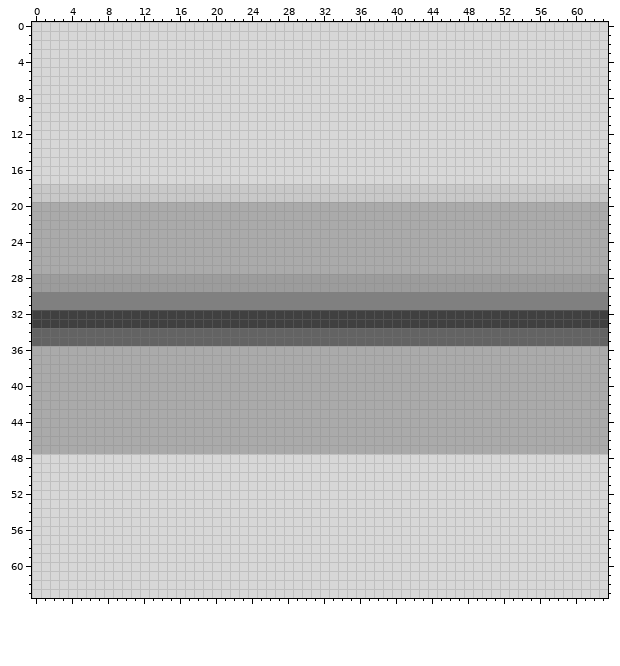
Two versions of one pixel-art sprite, background/images/background0.png. Above, as it was before the edit.
The file is 64x64 pixels. Colours within 5 levels of each other are drawn and written as one.
After:
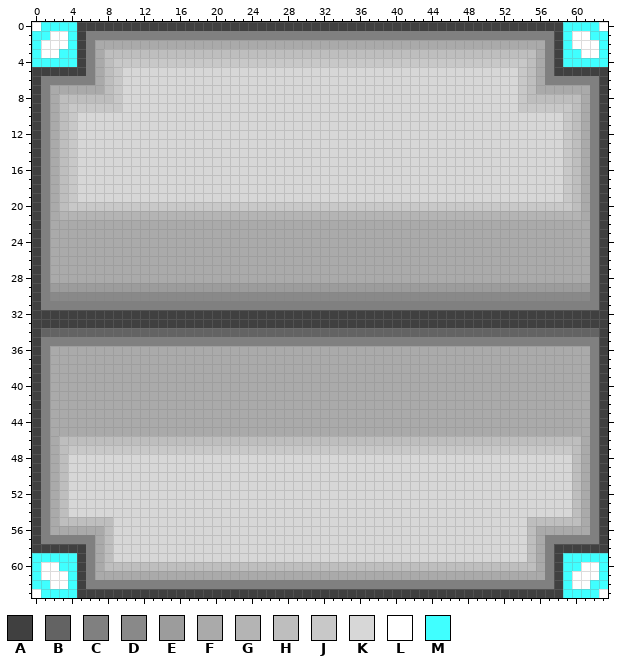
Palette (. is transparent): A #404040  B #636363  C #808080  D #898989  E #9c9c9c  F #aaaaaa  G #b4b4b4  H #bebebe  J #c8c8c8  K #d7d7d7  L #ffffff  M #40ffff
Difference:
Changed rows in their new state; - is an unchanged pixel.
first column x 0:
 0 LMMMMAAAAAAAAAAAAAAAAAAAAAAAAAAAAAAAAAAAAAAAAAAAAAAAAAAAAAAMMMML
 1 MMLLMACCCCCCCCCCCCCCCCCCCCCCCCCCCCCCCCCCCCCCCCCCCCCCCCCCCCAMLLMM
 2 MLLLMACFFFFFFFFFFFFFFFFFFFFFFFFFFFFFFFFFFFFFFFFFFFFFFFFFFCAMLLLM
 3 MLLMMACFHHHHHHHHHHHHHHHHHHHHHHHHHHHHHHHHHHHHHHHHHHHHHHHHFCAMMLLM
 4 MMMMMACFHJJJJJJJJJJJJJJJJJJJJJJJJJJJJJJJJJJJJJJJJJJJJJJHFCAMMMMM
 5 AAAAAACFHJ--------------------------------------------JHFCAAAAAA
 6 ACCCCCCFHJ--------------------------------------------JHFCCCCCCA
 7 ACFFFFFFHJ--------------------------------------------JHFFFFFFCA
 8 ACFHHHHHHJ--------------------------------------------JHHHHHHFCA
 9 ACFHJJJJJJ--------------------------------------------JJJJJJHFCA
10 ACFHJ------------------------------------------------------JHFCA
11 ACFHJ------------------------------------------------------JHFCA
12 ACFHJ------------------------------------------------------JHFCA
13 ACFHJ------------------------------------------------------JHFCA
14 ACFHJ------------------------------------------------------JHFCA
15 ACFHJ------------------------------------------------------JHFCA
16 ACFHJ------------------------------------------------------JHFCA
17 ACFHJ------------------------------------------------------JHFCA
18 ACFH-KKKKKKKKKKKKKKKKKKKKKKKKKKKKKKKKKKKKKKKKKKKKKKKKKKKKKK-HFCA
19 ACFH-KKKKKKKKKKKKKKKKKKKKKKKKKKKKKKKKKKKKKKKKKKKKKKKKKKKKKK-HFCA
20 AC-HJJJJJJJJJJJJJJJJJJJJJJJJJJJJJJJJJJJJJJJJJJJJJJJJJJJJJJJJH-CA
21 AC-GGGGGGGGGGGGGGGGGGGGGGGGGGGGGGGGGGGGGGGGGGGGGGGGGGGGGGGGGG-CA
22 AC------------------------------------------------------------CA
23 AC------------------------------------------------------------CA
24 AC------------------------------------------------------------CA
25 AC------------------------------------------------------------CA
26 AC------------------------------------------------------------CA
27 AC------------------------------------------------------------CA
28 ACFFFFFFFFFFFFFFFFFFFFFFFFFFFFFFFFFFFFFFFFFFFFFFFFFFFFFFFFFFFFCA
29 AC------------------------------------------------------------CA
30 A-DDDDDDDDDDDDDDDDDDDDDDDDDDDDDDDDDDDDDDDDDDDDDDDDDDDDDDDDDDDD-A
31 A--------------------------------------------------------------A
34 A--------------------------------------------------------------A
35 ACCCCCCCCCCCCCCCCCCCCCCCCCCCCCCCCCCCCCCCCCCCCCCCCCCCCCCCCCCCCCCA
36 AC------------------------------------------------------------CA
37 AC------------------------------------------------------------CA
38 AC------------------------------------------------------------CA
39 AC------------------------------------------------------------CA
40 AC------------------------------------------------------------CA
41 AC------------------------------------------------------------CA
42 AC------------------------------------------------------------CA
43 AC------------------------------------------------------------CA
44 AC------------------------------------------------------------CA
45 AC------------------------------------------------------------CA
46 AC-HHHHHHHHHHHHHHHHHHHHHHHHHHHHHHHHHHHHHHHHHHHHHHHHHHHHHHHHHH-CA
47 AC-HJJJJJJJJJJJJJJJJJJJJJJJJJJJJJJJJJJJJJJJJJJJJJJJJJJJJJJJJH-CA
48 ACFH--------------------------------------------------------HFCA
49 ACFH--------------------------------------------------------HFCA
50 ACFH--------------------------------------------------------HFCA
51 ACFH--------------------------------------------------------HFCA
52 ACFH--------------------------------------------------------HFCA
53 ACFH--------------------------------------------------------HFCA
54 ACFH--------------------------------------------------------HFCA
55 ACFHHHHHH----------------------------------------------HHHHHHFCA
56 ACFFFFFFH----------------------------------------------HFFFFFFCA
57 ACCCCCCFH----------------------------------------------HFCCCCCCA
58 AAAAAACFH----------------------------------------------HFCAAAAAA
59 MMMMMACFH----------------------------------------------HFCAMMMMM
60 MLLMMACFHHHHHHHHHHHHHHHHHHHHHHHHHHHHHHHHHHHHHHHHHHHHHHHHFCAMMLLM
61 MLLLMACFFFFFFFFFFFFFFFFFFFFFFFFFFFFFFFFFFFFFFFFFFFFFFFFFFCAMLLLM
62 MMLLMACCCCCCCCCCCCCCCCCCCCCCCCCCCCCCCCCCCCCCCCCCCCCCCCCCCCAMLLMM
63 LMMMMAAAAAAAAAAAAAAAAAAAAAAAAAAAAAAAAAAAAAAAAAAAAAAAAAAAAAAMMMML
Changed places in both pictures, as pixel boxes (x1, y1, x2, y2):
changed: (32, 22, 608, 598)
